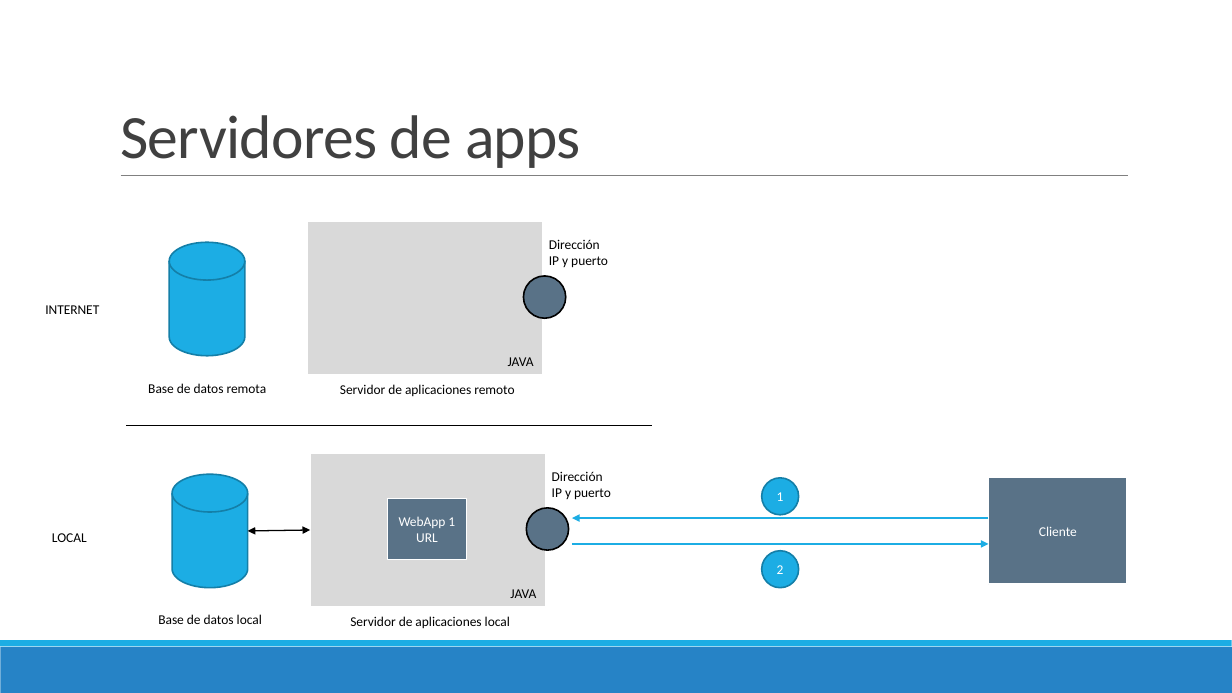
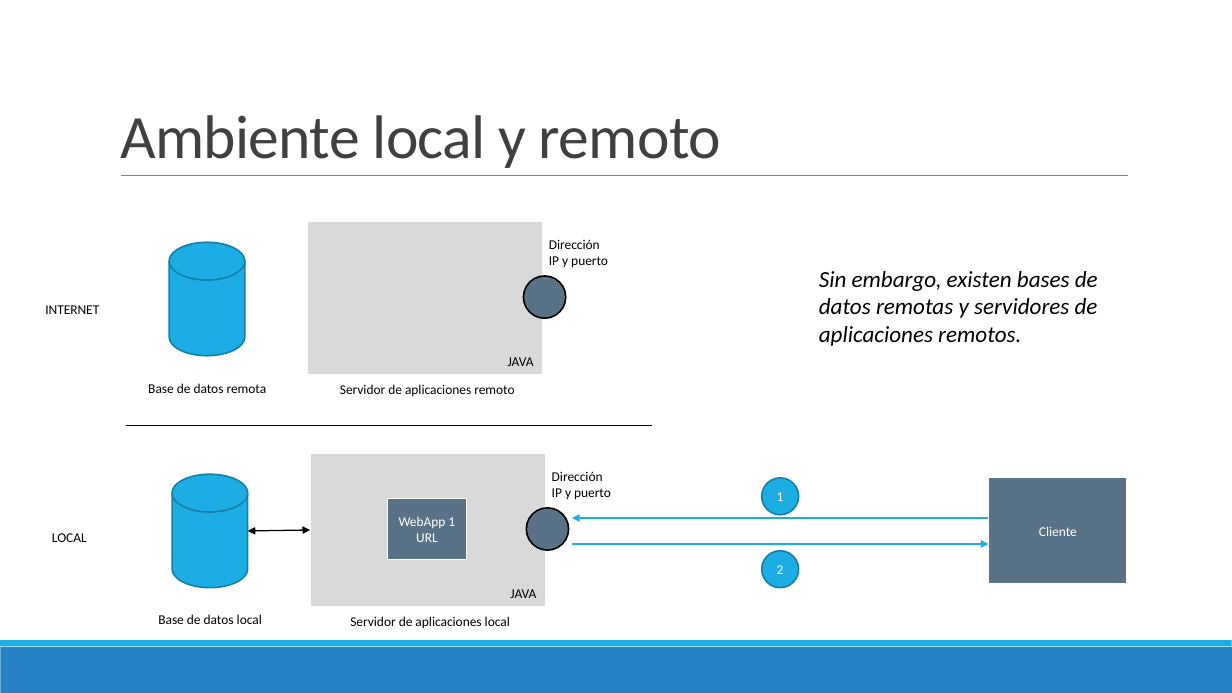
Before and after one commit to Domiciano/PrograRed201, a slide deck: slide 10 of Semana 12/Semana 12.pptx (slide 5 before the commit). Drawn at 1232x693 pixels with LibreOffice and Linux fonts; fonts in the diff are those of the drawing. Boxes give left, top, right and bottom in pixels: in the first picture for what was removed or moved away, otherwise in the second. Text is boxed around its words. In the diff, an @@ line names an element or a change of style, - is before the commit and + after.

```diff
--- a/Semana 12/Semana 12.pptx
+++ b/Semana 12/Semana 12.pptx
@@ title at [120, 115, 721, 168]: text changed @@
-Servidores de apps
+Ambiente local y remoto
@@ text added at [819, 271, 1098, 346], 18 pt, text #000000, italic @@
+Sin embargo, existen bases de datos remotas y servidores de aplicaciones remotos.
```
Also in this commit, not shown: 6 other slides changed, 9 slides added.
